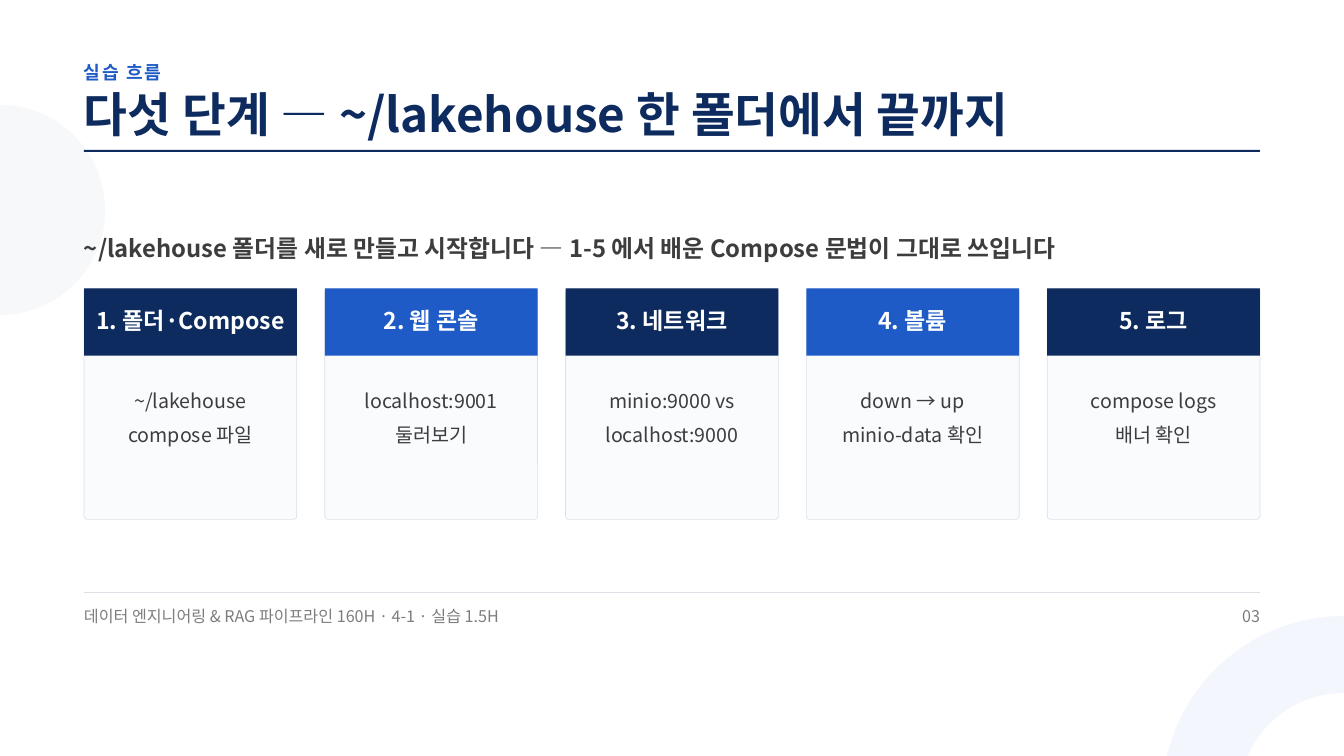
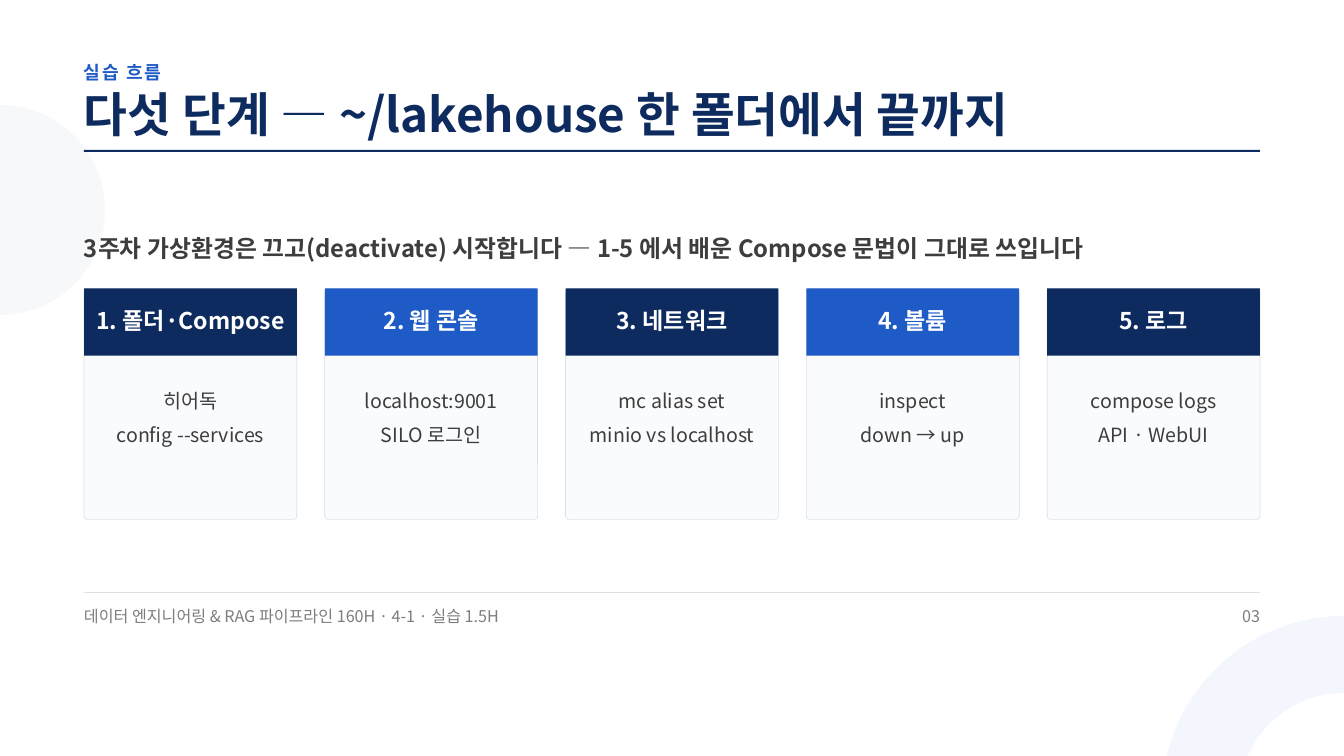
Before and after one commit to aebonlee/materials, a slide deck: slide 3 of data-eng/decks/w4d1s2.pptx. Drawn at 1344x756 pixels with LibreOffice and Linux fonts; fonts in the diff are those of the drawing. Boxes give left, top, right and bottom in pixels: in the first picture for what was removed or moved away, otherwise in the second. Text is boxed around its words. In the diff, an @@ line names an element or a change of style, - is before the commit and + after.

```diff
--- a/data-eng/decks/w4d1s2.pptx
+++ b/data-eng/decks/w4d1s2.pptx
@@ text at (84,237,1083,262): text changed @@
-~/lakehouse 폴더를 새로 만들고 시작합니다 — 1-5 에서 배운 Compose 문법이 그대로 쓰입니다
+3주차 가상환경은 끄고(deactivate) 시작합니다 — 1-5 에서 배운 Compose 문법이 그대로 쓰입니다
@@ text at (117,391,264,447): text changed @@
-~/lakehouse
-compose 파일
+히어독
+config --services
@@ text at (590,392,755,443): text changed @@
-minio:9000 vs
-localhost:9000
+mc alias set
+minio vs localhost
@@ text at (879,393,946,413): paragraph added @@
+inspect
@@ text at (381,426,481,443): text changed @@
-둘러보기
+SILO 로그인
@@ text at (842,425,983,444): paragraph removed @@
-minio-data 확인
@@ text at (1099,426,1208,442): text changed @@
-배너 확인
+API · WebUI
```
Also in this commit, not shown: 8 other slides changed, 1 slide added, 1 slide removed, 42 other files.
